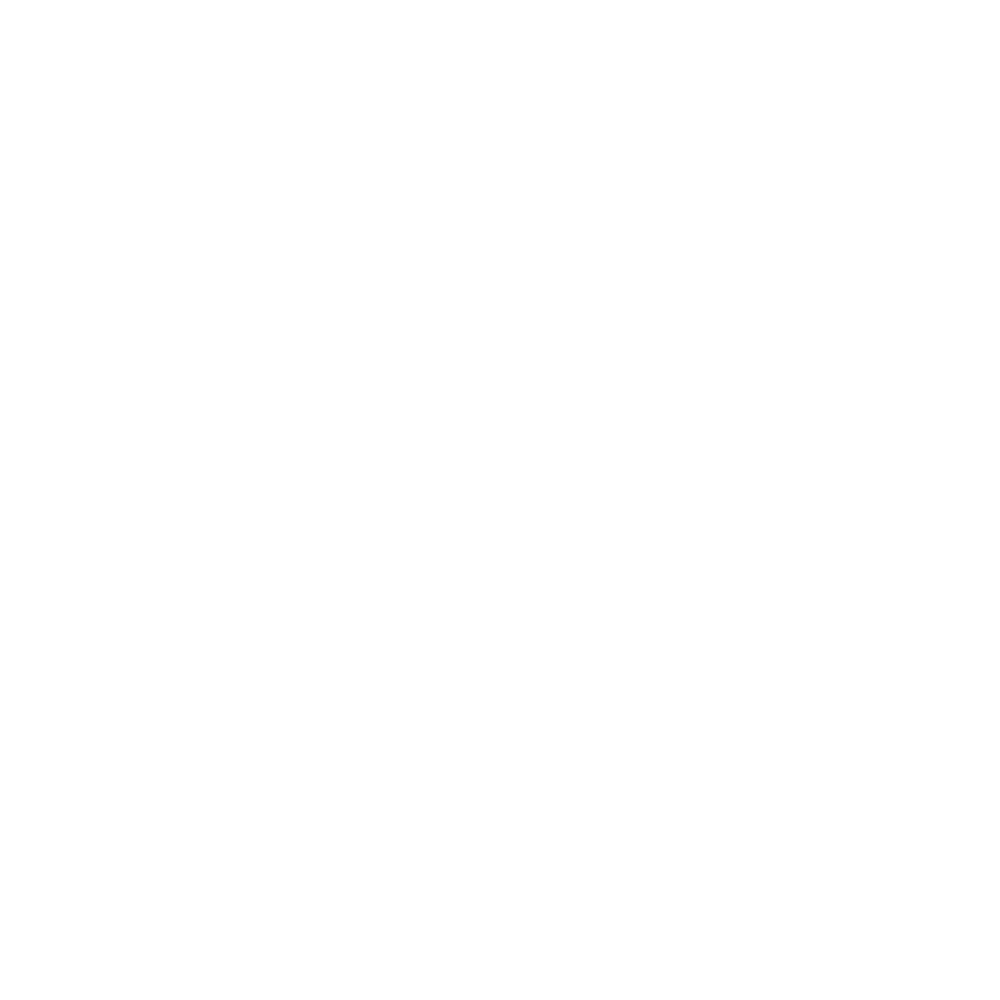
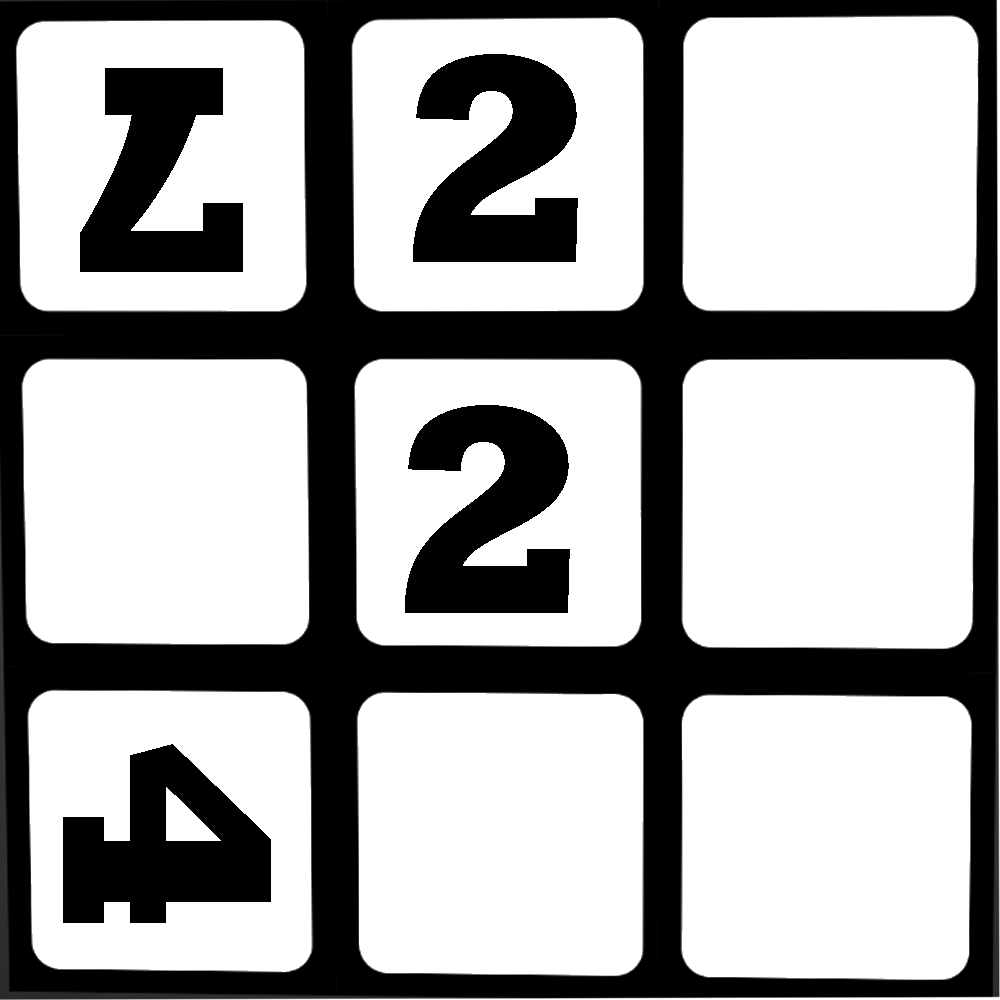
Before/after of a 1000x1000 layered artwork. What changed in the layer stack:
hid group "Right R1 Clock (white on green)" (5 layers) over [66, 79, 937, 904]
added group "down24" with 4 layers above "back24" over [63, 54, 578, 923]
added layer "4" (8th of 10, in "down24") in group "down24" over [63, 744, 271, 923]
added layer "2" (9th of 12, in "down24") in group "down24" over [405, 405, 570, 613]
added layer "2" (10th of 12, in "down24") in group "down24" over [413, 54, 578, 262]
added layer "7" (7th of 8, in "down24") in group "down24" over [80, 68, 243, 272]
showed "Cube Layout (hide before saving)" over [0, 0, 1000, 1000]
